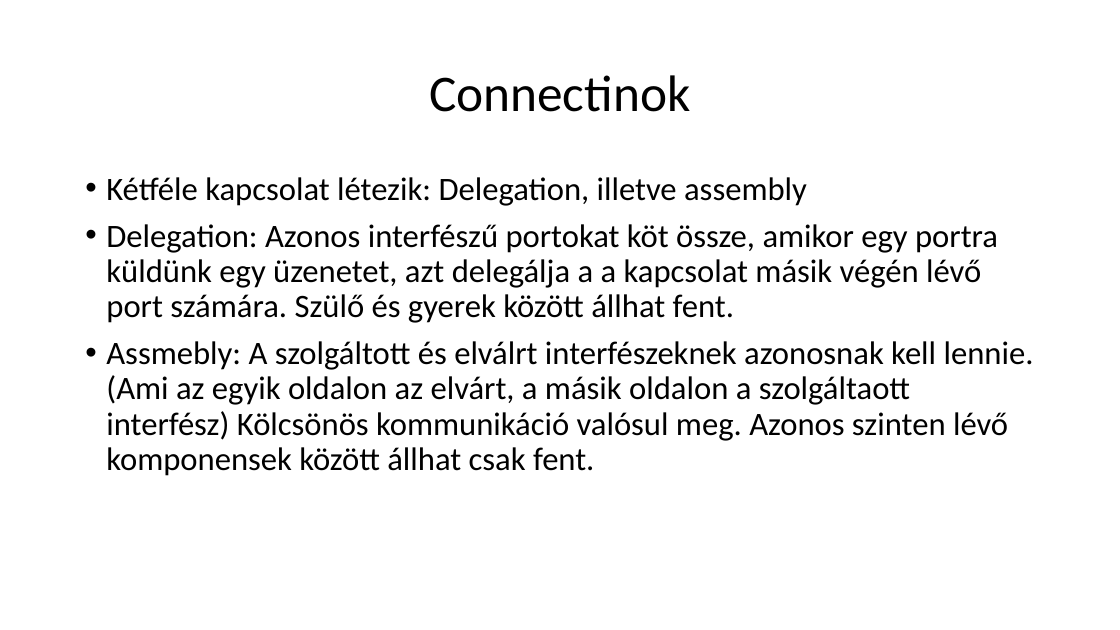
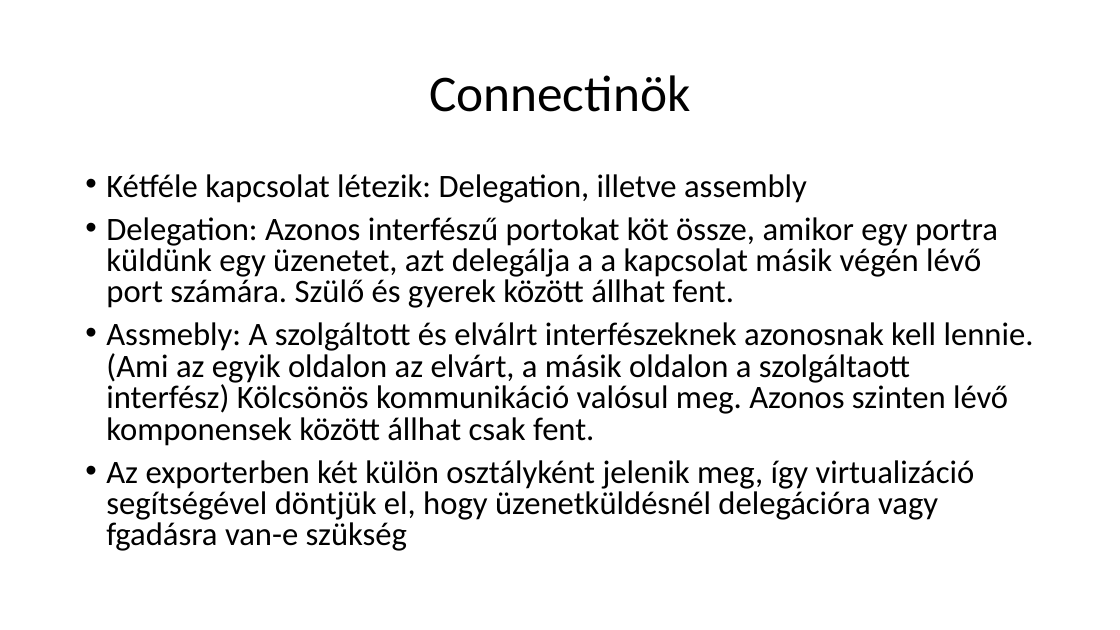
Before and after one commit to nagyandras95/Egyetem, a slide deck: slide 4 of port_versions/Komponensek.pptx. Drawn at 1120x630 pixels with LibreOffice and Linux fonts; fonts in the diff are those of the drawing. Boxes give left, top, right and bottom in pixels: in the first picture for what was removed or moved away, otherwise in the second. Text is boxed around its words. In the diff, an @@ line names an element or a change of style, - is before the commit and + after.

```diff
--- a/port_versions/Komponensek.pptx
+++ b/port_versions/Komponensek.pptx
@@ title at (429,75,690,112): text changed @@
-Connectinok
+Connectinök
@@ text at (106,174,1034,446): line spacing 0.9 to 0.8 @@
@@ text at (106,460,975,551): paragraph added @@
+• Az exporterben két külön osztályként jelenik meg, így virtualizáció segítségével döntjük el, hogy üzenetküldésnél delegációra vagy fgadásra van-e szükség
```
Also in this commit, not shown: 5 other slides changed, 2 other files.
